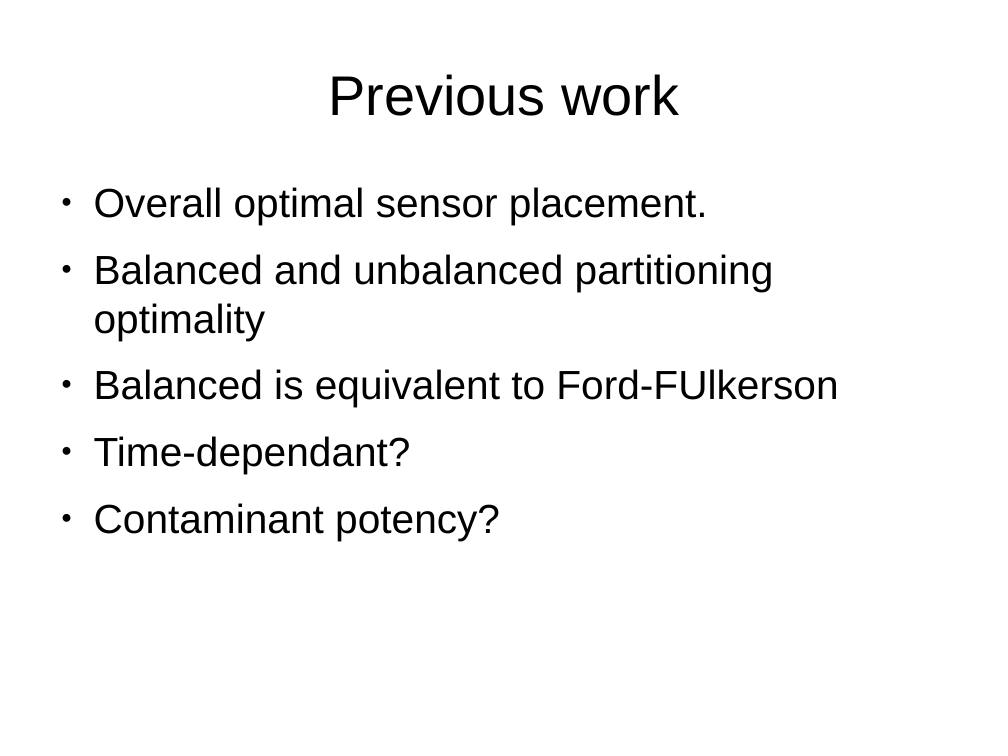
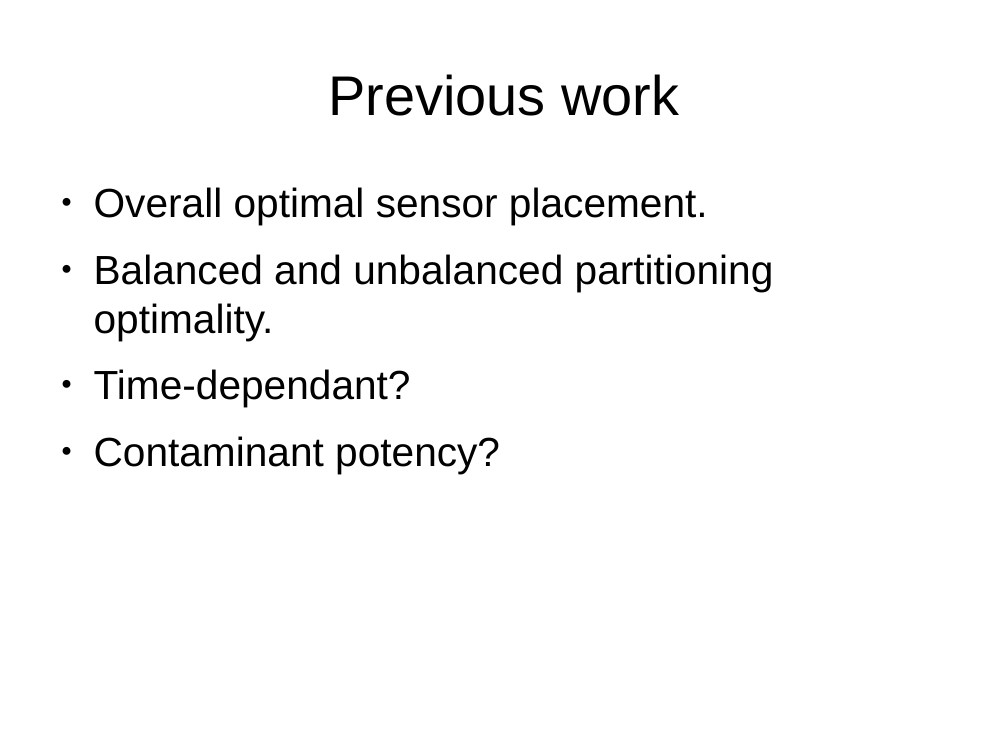
Before and after one commit to Johnny328/WDN-contaminant-simultaneous, a slide deck: slide 2 of simultaneousSensorAndActuator.odp. Drawn at 1008x756 pixels with LibreOffice and Linux fonts; fonts in the diff are those of the drawing. Boxes give left, top, right and bottom in pixels: in the first picture for what was removed or moved away, otherwise in the second. Text is boxed around its words. In the diff, an @@ line names an element or a change of style, - is before the commit and + after.

```diff
--- a/simultaneousSensorAndActuator.odp
+++ b/simultaneousSensorAndActuator.odp
@@ text at box(94, 254, 774, 340): text changed @@
-● Balanced and unbalanced partitioning optimality
-● Balanced is equivalent to Ford-FUlkerson
+● Balanced and unbalanced partitioning optimality.
```
Also in this commit, not shown: 1 other slide changed, 2 slides added, 1 slide removed, 1 other file.
